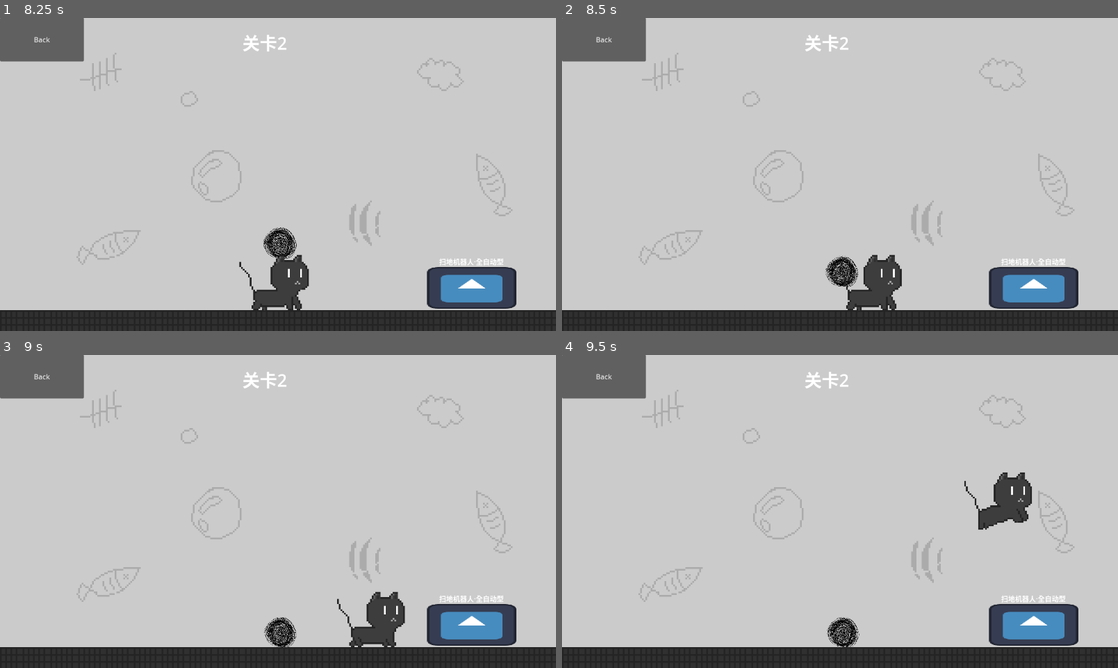
Above: before the commit, frames 1-4 (two rows, left to right).
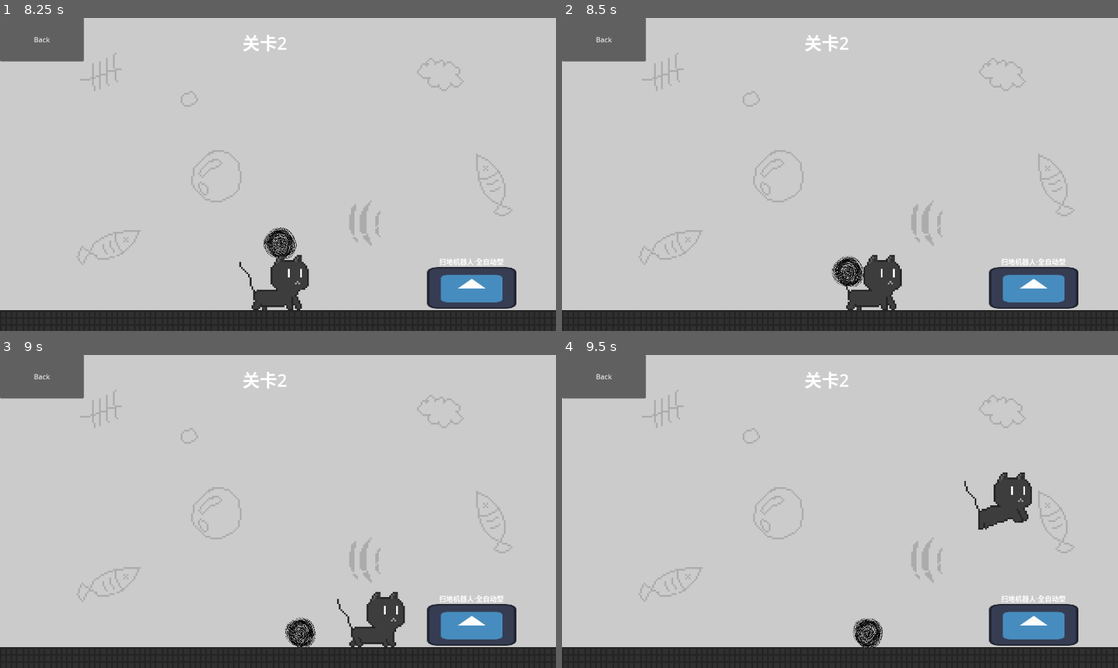
Above: after the commit, the same moments.

Repository: lzcm729/cat-and-string-ball
Game: Godot game, scene res://Levels/level_2.tscn
Two runs of this game, one before a commit and one after it. Both use one fixed random seed, a clock stepped at 60 frames per second and the inputs below. This scene is started directly instead of the project's main scene. The engine's default icon, where the game draws it, is replaced by a stand-in: a white triangle on a blue panel in a dark square.
Inputs:
- Up to frame 1 (8.25 s): tap Enter (ui_accept) at 0.5, 0.77, 1.52, 3.02, 3.77, 4.52, 6.02, 6.77, 7.52 s; hold Right (ui_right) 0.53-2.03 s; tap T every 2.25 s from 0.6 to 7.35 s; tap G every 2.25 s from 1.35 to 8.1 s; hold Left (ui_left) 2.03-2.78 s; tap Q at 2.1, 4.35, 6.6 s; hold Right (ui_right) 2.78-4.28 s; hold Left (ui_left) 4.28-5.03 s; hold Right (ui_right) 5.03-5.78 s; hold Left (ui_left) 5.78-7.28 s; hold Right (ui_right) from 7.28 s (still down)
- Up to frame 2 (8.5 s): keep holding Right (ui_right)
- Up to frame 3 (9 s): keep holding Right (ui_right); tap Q at 8.85 s
- Up to frame 4 (9.5 s): keep holding Right (ui_right); tap Enter (ui_accept) at 9.02 s

Frame 1 is identical in both runs. In frame 2, 0.4% of the frame differs, in the area x 47-55%, y 76-86%; in frame 3, 0.7%; in frame 4, 0.7%, in the area x 47-58%, y 83-94%.

Commit message:
修复拍打

Diff:
--- a/cat/cat.gd
+++ b/cat/cat.gd
@@ -129,3 +129,11 @@
 			DropBall()
 		if event.keycode == KEY_Q:
 			Hit('AttackLeft' if is_left else 'AttackRight')
+
+
+func _on_pat_area_body_entered(body):
+	if body.name == "StringBall":
+		if is_left:
+			body.BeHit(Vector2(-10000, 0))
+		else:
+			body.BeHit(Vector2(10000, 0))
--- a/cat/cat.tscn
+++ b/cat/cat.tscn
@@ -395,3 +395,5 @@
 [node name="CollisionShape2D" type="CollisionShape2D" parent="Area2D"]
 position = Vector2(-24, -10)
 shape = SubResource("CapsuleShape2D_p7kny")
+
+[connection signal="body_entered" from="Marker2D/PatArea" to="." method="_on_pat_area_body_entered"]
